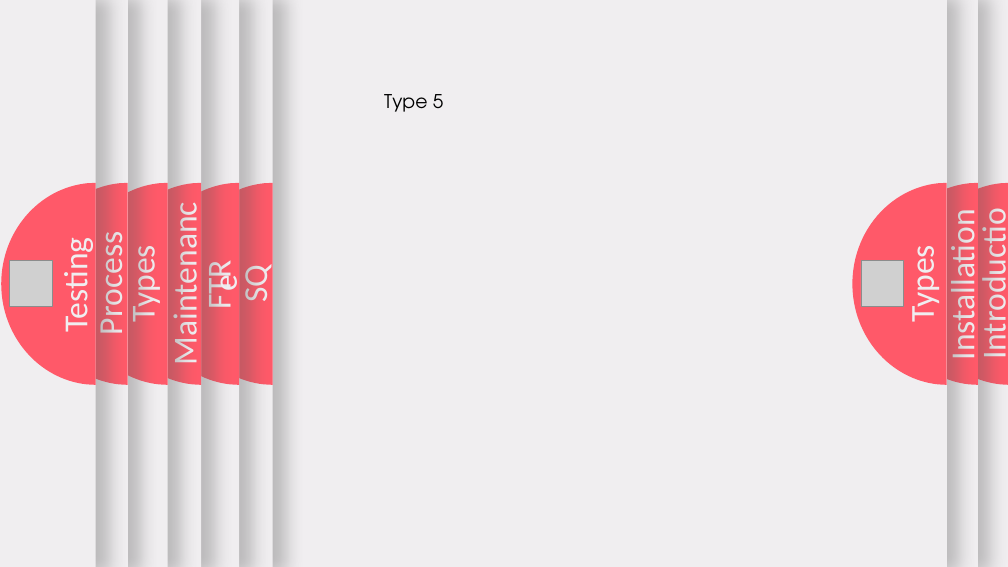
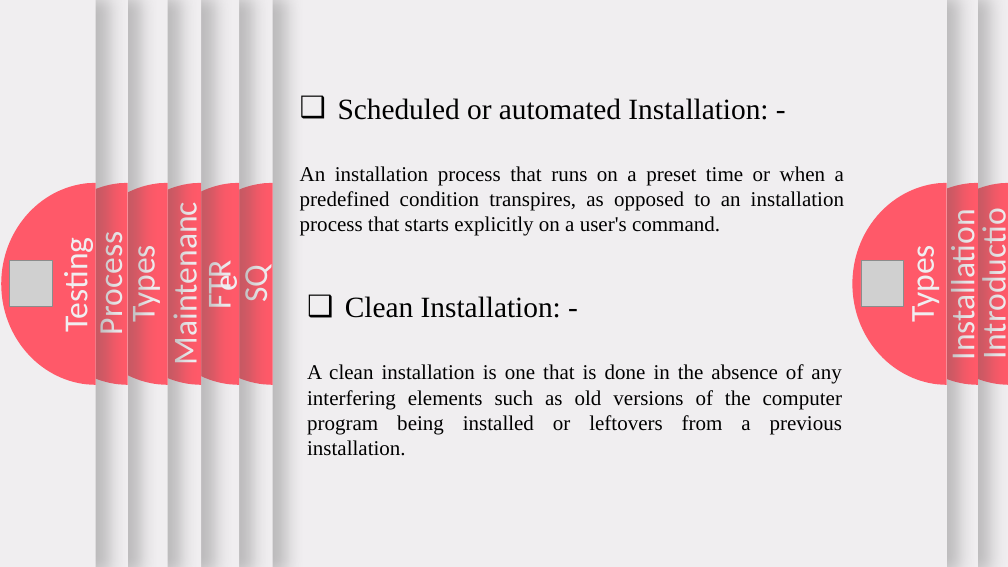
Before and after one commit to anjanshrestha8/third_sem-notes, a slide deck: slide 7 of Sad/unit6.pptx. Drawn at 1008x567 pixels with LibreOffice and Linux fonts; fonts in the diff are those of the drawing; grey boxes stand for pictures. Boxes give left, top, right and bottom in pixels: in the first picture for what was removed or moved away, otherwise in the second. Text is boxed around its words. In the diff, an @@ line names an element or a change of style, - is before the commit and + after.

```diff
--- a/Sad/unit6.pptx
+++ b/Sad/unit6.pptx
@@ text at (300,166,844,236): text changed; size 18 to 20 pt; font TeX Gyre Adventor to Times New Roman @@
-Type 5
+❑ Scheduled or automated Installation: -
+An installation process that runs on a preset time or when a predefined condition transpires, as opposed to an installation process that starts explicitly on a user's command.
@@ text added at (307,296,842,456), 20 pt, text #000000 @@
+❑ Clean Installation: -
+A clean installation is one that is done in the absence of any interfering elements such as old versions of the computer program being installed or leftovers from a previous installation.
```
Also in this commit, not shown: 18 other slides changed, 1 slide added.
